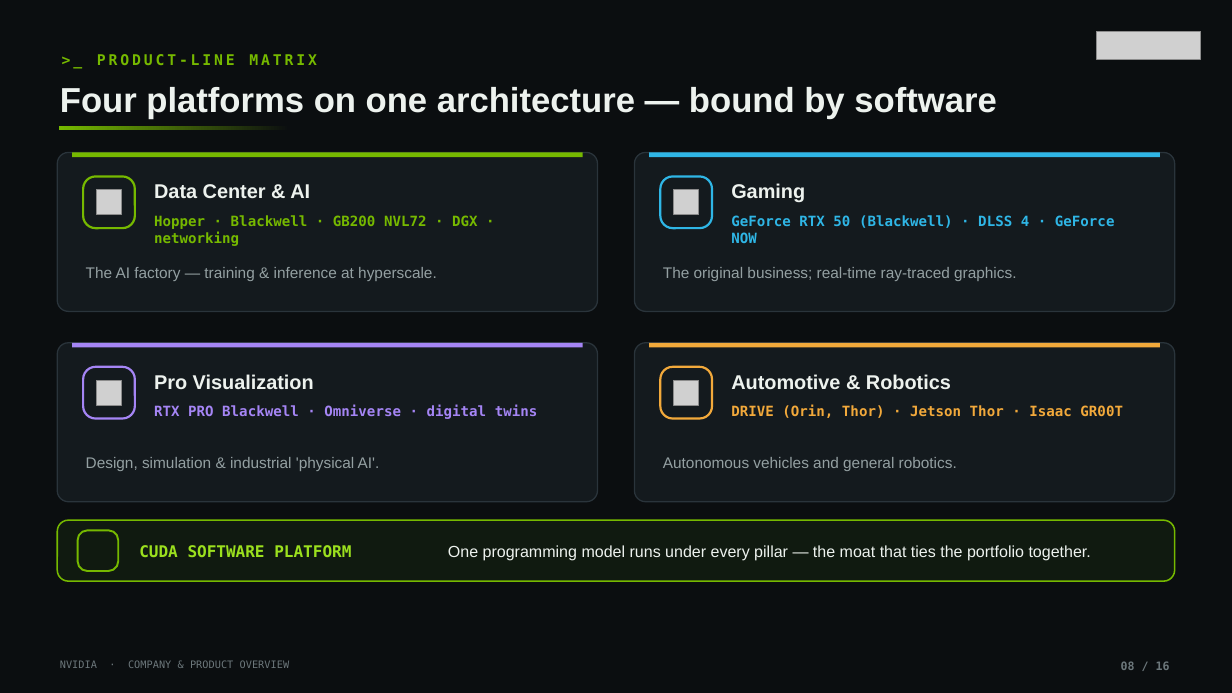
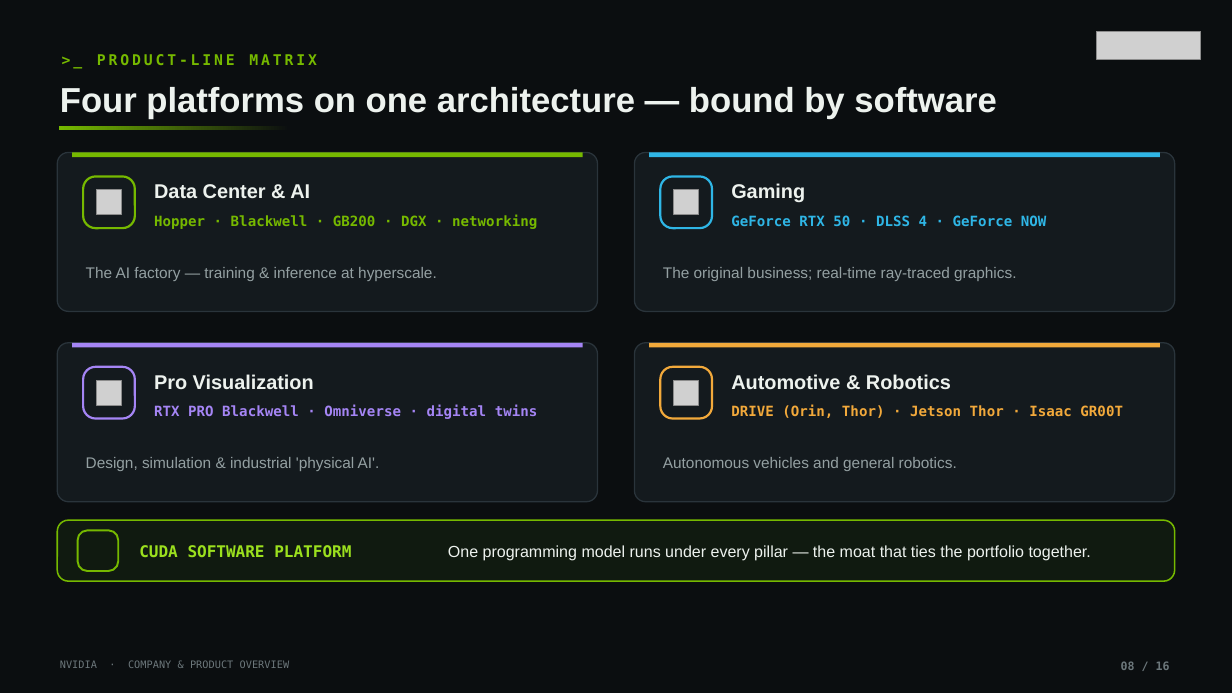
Before and after one commit to addsumtech/slides_maker-site, a slide deck: slide 8 of templates/decks/en/nvidia-overview/template.pptx. Drawn at 1232x693 pixels with LibreOffice and Linux fonts; fonts in the diff are those of the drawing; grey boxes stand for pictures; background and template pictures are left out. Boxes give left, top, right and bottom in pixels: in the first picture for what was removed or moved away, otherwise in the second. Text is boxed around its words. In the diff, an @@ line names an element or a change of style, - is before the commit and + after.

```diff
--- a/templates/decks/en/nvidia-overview/template.pptx
+++ b/templates/decks/en/nvidia-overview/template.pptx
@@ text at (154,214,537,229): text changed @@
-Hopper · Blackwell · GB200 NVL72 · DGX · networking
+Hopper · Blackwell · GB200 · DGX · networking
@@ text at (731,215,1047,226): text changed @@
-GeForce RTX 50 (Blackwell) · DLSS 4 · GeForce NOW
+GeForce RTX 50 · DLSS 4 · GeForce NOW
```
Also in this commit, not shown: 13 other files.
